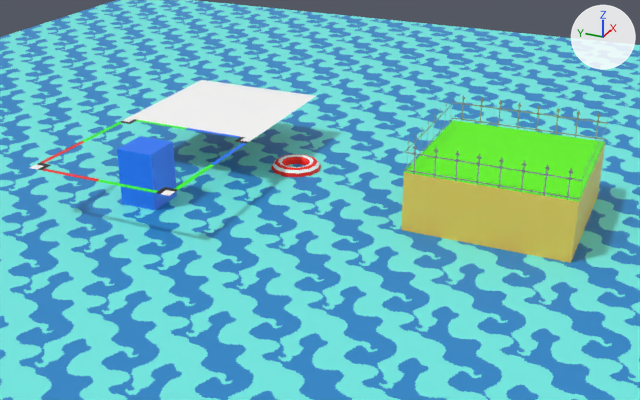
Before and after pictures for a commit that changed the glTF model examples/transparency/transparency.gltf.
Both versions are drawn from a 50 mm camera at (-41.5, -20.1, 19.0) aimed at (-3.3, -2.9, -0.1). Every picture has the same lights, and +X, +Y and +Z are marked at upper right. Vertices at the same position are counted once.

The older version as bpy lines, for what is in view:
```python
ob_cube = bpy.data.objects.new('Cube', me_cube)
ob_cube.location = (-1.0, -12.0, 0.0)
ob_plane_001 = bpy.data.objects.new('Plane.001', me_plane_002)
ob_plane_001.location = (-7.0, 5.0, 2.6)
ob_tube_001 = bpy.data.objects.new('Tube.001', me_torus_002)
ob_tube_001.location = (0.0, 0.0, 0.0)
# me_plane_002
# before: 1 (4.0, -4.0, 0.0) at pixel (253, 138), 3 (4.0, 4.0, 0.0) at pixel (126, 118), 6 (4.0, 0.0, 0.0) at pixel (188, 128), 9 (12.0, -4.0, 0.0) at pixel (316, 95), 10 (12.0, 4.0, 0.0) at pixel (201, 79)
# before: 11 (8.0, -4.0, 0.0) at pixel (287, 115), 12 (12.0, 0.0, 0.0) at pixel (257, 87), 13 (8.0, 4.0, 0.0) at pixel (166, 97), 14 (8.0, 0.0, 0.0) at pixel (225, 106)
# also in view: 'Cube.001' at (-7.0, 5.0, -1.0); 'Water' at (0.0, 0.0, 0.0); 'Plane' at (-1.0, -12.0, 4.0)
```
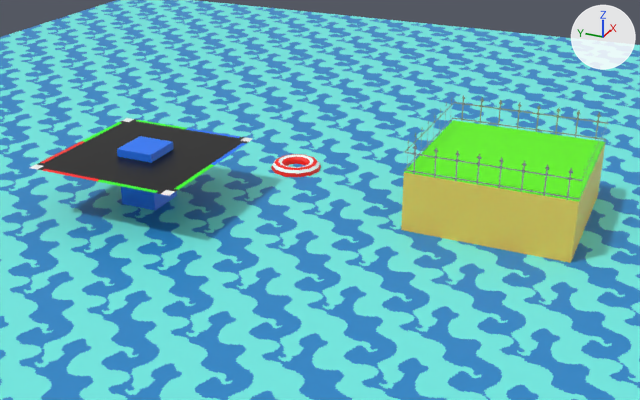
Patch to the scene script:
```diff
--- a/examples/transparency/transparency.gltf.py
+++ b/examples/transparency/transparency.gltf.py
@@ mat_transparentsquare @@
 mat_transparentsquare = bpy.data.materials.new('TransparentSquare')
-# nodes: BsdfPrincipled, Math, Mix, OutputMaterial, TexImage, VertexColor
+# nodes: BsdfPrincipled, OutputMaterial, TexImage
 # uses the picture img_square
@@ me_plane_002 @@
 # used by ob_plane_001; location = (-7.0, 5.0, 2.6)
 # verts and faces of me_plane_002; kept vertices keep their numbers, new ones are numbered from 15
-me_plane_002.from_pydata(...)  # 15 vertices, 16 faces; spans x -4.0..12.0, y -4.0..4.0, z 0.0
+me_plane_002.from_pydata(...)  # 9 vertices, 8 faces; spans x -4.0..4.0, y -4.0..4.0, z 0.0
+# me_plane_002 part 1
+delete_vertices([*range(9, 15)])  # with the faces that use them
 me_plane_002.materials.append(mat_transparentsquare)
-me_plane_002.materials.append(mat_vertex_color)
```

What differs and where, as boxes [x1, y1, x2, y2] in the pictures (640 x 400 px):
'Plane.001', recoloured, reshaped (22% narrower, 32% shorter): before [30, 80, 316, 196]; after [30, 118, 252, 196]
part 1 of me_plane_002, deleted: before [128, 80, 316, 139]
